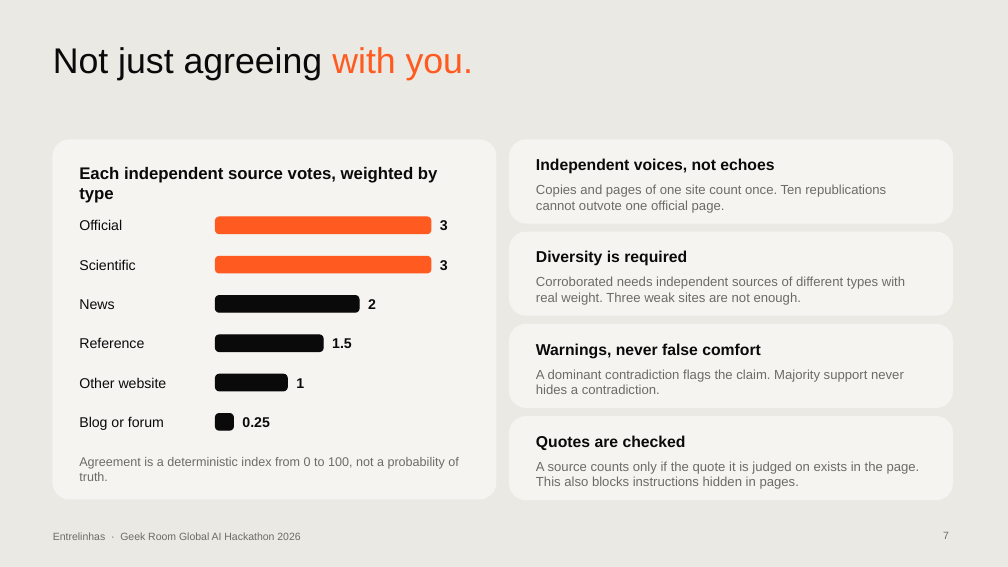
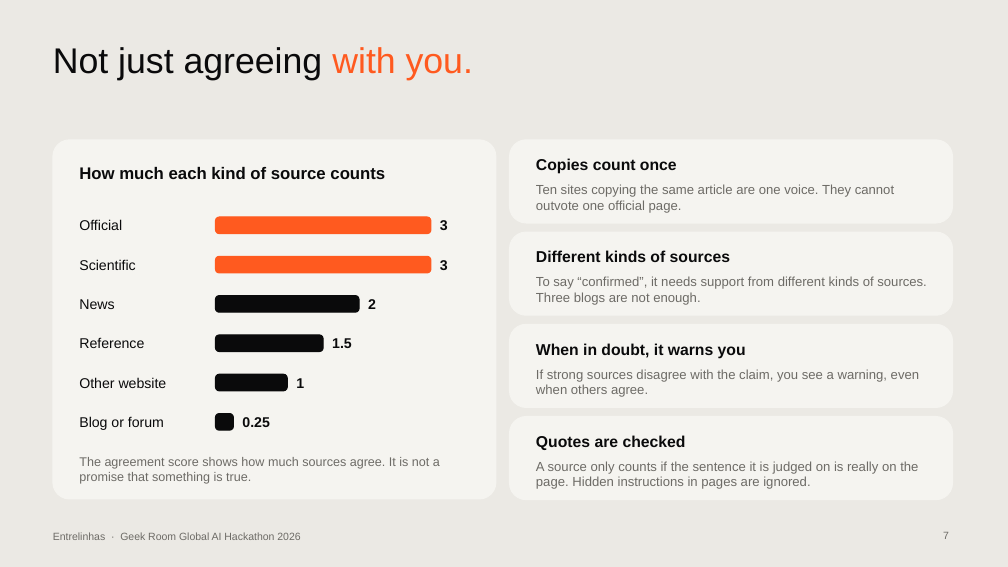
Before and after one commit to contatoalicecandido-lab/entrelinhas, a slide deck: slide 7 of submission/Entrelinhas_Pitch_Deck.pptx. Drawn at 1008x567 pixels with LibreOffice and Linux fonts; fonts in the diff are those of the drawing. Boxes give left, top, right and bottom in pixels: in the first picture for what was removed or moved away, otherwise in the second. Text is boxed around its words. In the diff, an @@ line names an element or a change of style, - is before the commit and + after.

```diff
--- a/submission/Entrelinhas_Pitch_Deck.pptx
+++ b/submission/Entrelinhas_Pitch_Deck.pptx
@@ text at bbox=[79, 167, 385, 179]: text changed @@
-Each independent source votes, weighted by type
+How much each kind of source counts
@@ text at bbox=[536, 158, 677, 174]: text changed @@
-Independent voices, not echoes
+Copies count once
@@ text at bbox=[536, 184, 894, 213]: text changed @@
-Copies and pages of one site count once. Ten republications cannot outvote one official page.
+Ten sites copying the same article are one voice. They cannot outvote one official page.
@@ text at bbox=[536, 250, 730, 262]: text changed @@
-Diversity is required
+Different kinds of sources
@@ text at bbox=[536, 276, 927, 305]: text changed @@
-Corroborated needs independent sources of different types with real weight. Three weak sites are not enough.
+To say “confirmed”, it needs support from different kinds of sources. Three blogs are not enough.
@@ text at bbox=[536, 343, 746, 359]: text changed @@
-Warnings, never false comfort
+When in doubt, it warns you
@@ text at bbox=[536, 369, 919, 397]: text changed @@
-A dominant contradiction flags the claim. Majority support never hides a contradiction.
+If strong sources disagree with the claim, you see a warning, even when others agree.
@@ text at bbox=[79, 457, 440, 484]: text changed @@
-Agreement is a deterministic index from 0 to 100, not a probability of truth.
+The agreement score shows how much sources agree. It is not a promise that something is true.
@@ text at bbox=[536, 461, 918, 489]: text changed @@
-A source counts only if the quote it is judged on exists in the page. This also blocks instructions hidden in pages.
+A source only counts if the sentence it is judged on is really on the page. Hidden instructions in pages are ignored.
```
Also in this commit, not shown: 13 other slides changed.
